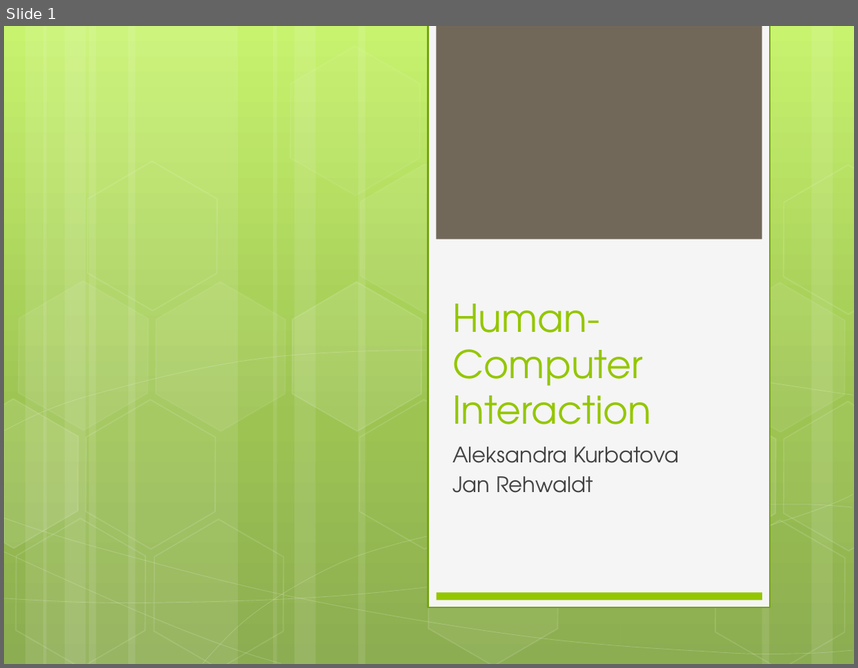
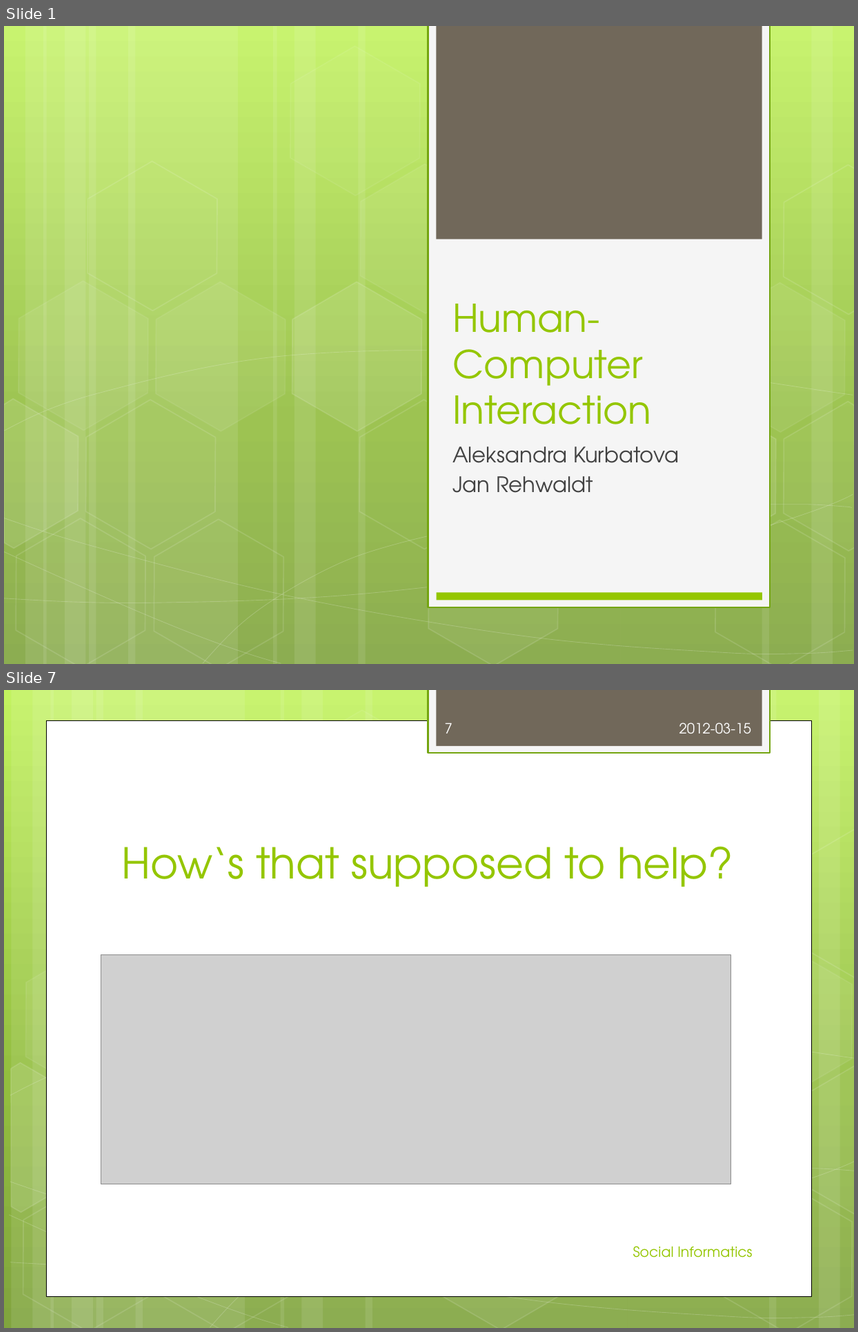
Before and after one commit to jrehwaldt/UT-12SS-Social-Informatics, a slide deck: 2012-03-12_Aleksandra Kurbatova_Jan Rehwaldt_Human-Computer Interaction.pptx. Shown one above the other, each under a label of ours: slide 1 before the commit, slides 1 and 7 after it; the slides between them are not shown. The pictures are 858x668 and 858x1332 pixels, drawn with LibreOffice and Linux fonts; fonts in the diff are those of the drawing; grey boxes stand for pictures. Boxes give left, top, right and bottom in pixels: in the first picture for what was removed or moved away, otherwise in the second. Text is boxed around its words. In the diff, an @@ line names an element or a change of style, - is before the commit and + after.

```diff
--- a/2012-03-12_Aleksandra Kurbatova_Jan Rehwaldt_Human-Computer Interaction.pptx
+++ b/2012-03-12_Aleksandra Kurbatova_Jan Rehwaldt_Human-Computer Interaction.pptx
@@ slide 7 added at bbox=[4, 690, 854, 1328], background gradient #C3F35F to #93BF3F to #81A53E @@
@@ rectangle added at bbox=[428, 690, 770, 753], fill #F5F5F5, outline #74A510 1.25 pt @@
@@ rectangle added at bbox=[436, 690, 762, 746], fill #71685A @@
@@ rectangle added at bbox=[47, 720, 811, 1295], fill #FFFFFF, outline #000000 0.5 pt @@
@@ page number added at bbox=[445, 723, 452, 733], 12 pt, text #FEFEFE @@
+7
@@ text added at bbox=[680, 722, 751, 733], 12 pt, text #FEFEFE @@
+2012-03-15
@@ group added at bbox=[4, 690, 854, 1328]: 12 rectangles, 8 freeform shapes, 8 hexagons @@
@@ title added at bbox=[121, 846, 733, 887], 36 pt, text #94C600 @@
+How‘s that supposed to help?
@@ picture added at bbox=[101, 954, 731, 1183] @@
@@ text added at bbox=[633, 1245, 752, 1257], 12 pt, text #94C600 @@
+Social Informatics
```
Also in this commit, not shown: 5 slides changed, 3 other slides added, 2 slides removed.
